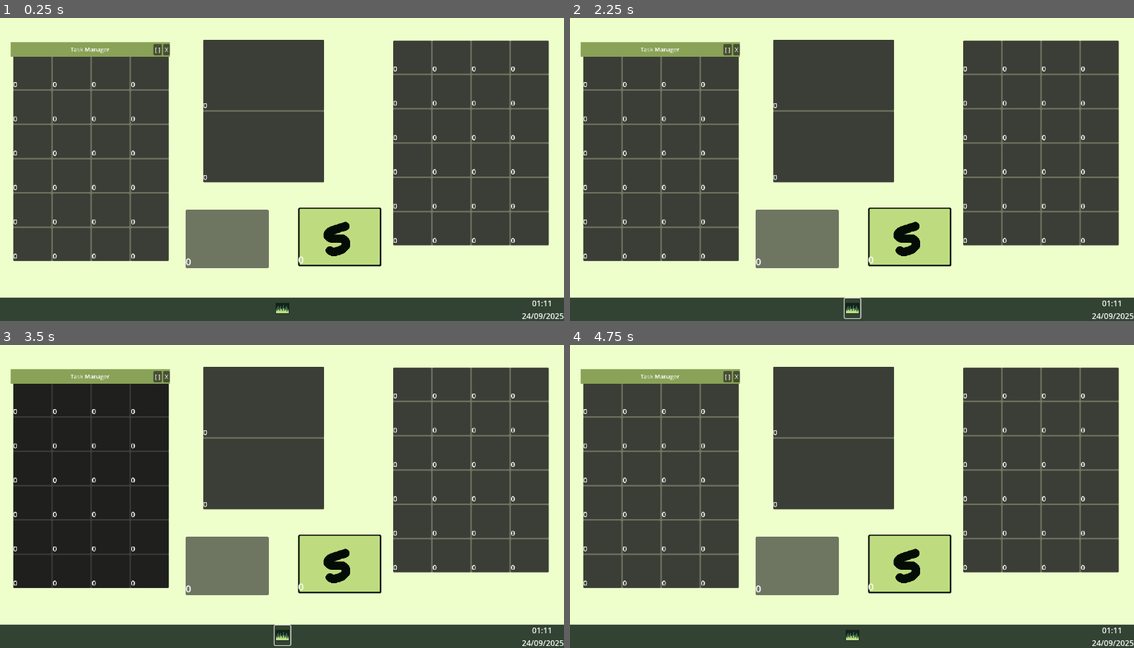
Above: before the commit, frames 1-4 (two rows, left to right).
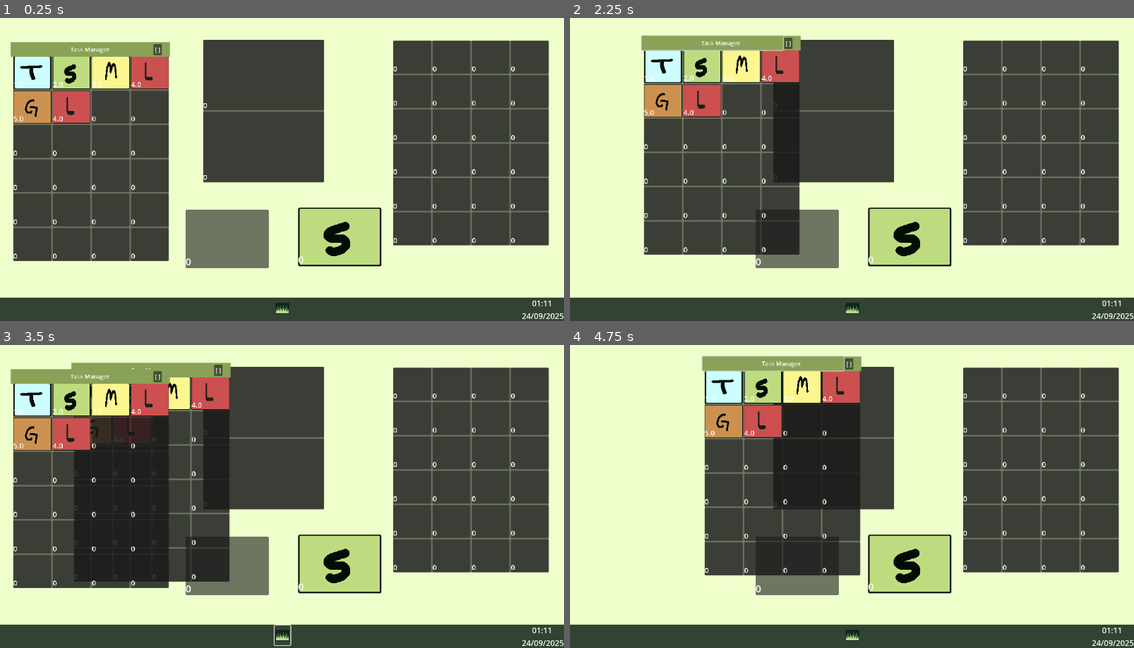
Above: after the commit, the same moments.

Repository: Yuoneeh/gerencia_de_memoria_projeto
Game: Godot game, scene res://scenes/game/main/main.tscn
Two runs of this game, one before a commit and one after it. Both use one fixed random seed, a clock stepped at 60 frames per second and the inputs below.
Inputs (mouse positions are in pixels of both pictures, inside the frame that each line leads up to):
- Up to frame 1 (0.25 s): no input
- Up to frame 2 (2.25 s): click "[ ]" at 0.5 s; click (852, 308) at 1.25 s; click (654, 48) at 2.02 s
- Up to frame 3 (3.5 s): click (282, 635) at 2.75 s
- Up to frame 4 (4.75 s): click "[ ]" at 3.5 s; click (711, 369) at 4.27 s

The runs differ from the first frame. In frame 1, 4.3% of the frame differs, in the area x 2-31%, y 8-35%; in frame 2, 21%; in frame 3, 18%; in frame 4, 33%, in the area x 1-52%, y 3-81%.

Commit message:
Coisa pra caralho

Diff:
--- a/godot/projeto_gerencia_de_memoria_godot/project.godot
+++ b/godot/projeto_gerencia_de_memoria_godot/project.godot
@@ -19,6 +19,14 @@
 
 ItemData="*res://autoload/database.gd"
 
+[input]
+
+click={
+"deadzone": 0.2,
+"events": [Object(InputEventMouseButton,"resource_local_to_scene":false,"resource_name":"","device":-1,"window_id":0,"alt_pressed":false,"shift_pressed":false,"ctrl_pressed":false,"meta_pressed":false,"button_mask":0,"position":Vector2(0, 0),"global_position":Vector2(0, 0),"factor":1.0,"button_index":1,"canceled":false,"pressed":false,"double_click":false,"script":null)
+]
+}
+
 [rendering]
 
 textures/canvas_textures/default_texture_filter=0
--- a/godot/projeto_gerencia_de_memoria_godot/scenes/game/main/main.tscn
+++ b/godot/projeto_gerencia_de_memoria_godot/scenes/game/main/main.tscn
@@ -7,7 +7,7 @@
 [ext_resource type="PackedScene" uid="uid://hkinuary6ur1" path="res://scenes/objects/task_bar/barra_de_tarefas.tscn" id="3_lq55d"]
 [ext_resource type="PackedScene" uid="uid://fe31404hyflb" path="res://scenes/objects/memory_slot/passive_slot/passive_slot.tscn" id="4_61abd"]
 [ext_resource type="Script" uid="uid://37rwxae1t3uo" path="res://scenes/objects/program_base/program_base.gd" id="4_irboa"]
-[ext_resource type="Texture2D" uid="uid://tyeueh5g7vsc" path="res://scenes/objects/processes/small/small_process.png" id="6_xomjg"]
+[ext_resource type="Texture2D" uid="uid://tyeueh5g7vsc" path="res://scenes/objects/processes/all_assets/small_process.png" id="6_xomjg"]
 
 [node name="main" type="Node2D"]
 script = ExtResource("1_e63ou")
@@ -231,7 +231,7 @@
 offset_top = 351.0
 offset_right = 220.0
 offset_bottom = 471.0
-slot_type = 1
+slot_type = 2
 
 [node name="PassiveSlot2" parent="Control/program_base" instance=ExtResource("4_61abd")]
 layout_mode = 0
--- a/godot/projeto_gerencia_de_memoria_godot/scenes/objects/memory_slot/slot.gd
+++ b/godot/projeto_gerencia_de_memoria_godot/scenes/objects/memory_slot/slot.gd
@@ -35,3 +35,11 @@
 
 func get_SIZE():
 	return texture_rect.SIZE
+
+func set_property(data):
+	texture_rect.property = data
+
+	if data["TEXTURE"] == null:
+		filled = false
+	else:
+		filled = true
--- /dev/null
+++ b/godot/projeto_gerencia_de_memoria_godot/scenes/objects/task_manager/drag_program.gd
@@ -0,0 +1,24 @@
+extends Node2D
+
+@onready var root = $"../.."
+
+var selected = false
+
+func _on_area_2d_input_event(viewport: Node, event: InputEvent, shape_idx: int) -> void:
+	print("Help")
+	if Input.is_action_just_pressed("click"):
+		print("selected")
+		selected = true
+
+func _physics_process(delta: float) -> void:
+
+	if selected == true:
+		print("AAAAAA")
+		global_position = lerp(global_position, get_global_mouse_position(), 25 * delta)
+
+
+func _on_area_2d_mouse_entered() -> void:
+	print("Help")
+	if Input.is_action_just_pressed("click"):
+		print("selected")
+		selected = true
--- /dev/null
+++ b/godot/projeto_gerencia_de_memoria_godot/scenes/objects/task_manager/task_grid.gd
@@ -0,0 +1,26 @@
+extends GridContainer
+
+
+func _ready() -> void:
+	add_item()
+	add_item("1")
+	add_item("2")
+	add_item("3")
+	add_item("4")
+	add_item("3")
+
+func add_item(ID = "0"):
+	var item_texture = load("res://scenes/objects/processes/all_assets/" + ItemData.get_texture(ID))
+	var item_slot_type = ItemData.get_slot_type(ID)
+	var item_SIZE = ItemData.get_size(ID)
+
+	var item_data = {"TEXTURE": item_texture,
+					 "SIZE": item_SIZE,
+					 "SLOT_TYPE": item_slot_type}
+
+	var index = 0
+	for i in get_children():
+		if i.filled == false:
+			index = i.get_index()
+			break
+	get_child(index).set_property(item_data)
--- a/godot/projeto_gerencia_de_memoria_godot/scenes/objects/task_manager/task_manager.gd
+++ b/godot/projeto_gerencia_de_memoria_godot/scenes/objects/task_manager/task_manager.gd
@@ -1,9 +1,26 @@
 extends Control
-
+var button_pressed : bool = false
+var previous_mouse_position:Vector2 = Vector2.ZERO
 
 func _on_minimizar_pressed() -> void:
-	self.queue_free()
+	self.visible = false
 
 
 func _on_fechar_pressed() -> void:
 	self.queue_free()
+
+func _process(delta: float) -> void:
+	if button_pressed:
+		var current_mouse_position = get_viewport().get_mouse_position()
+		var mouse_delta = current_mouse_position-previous_mouse_position
+		position = lerp(position, mouse_delta, 25 * delta)
+	#lerp(global_position, get_global_mouse_position(), 25 * delta)
+
+func _on_button_button_down() -> void:
+	print("Pressionado")
+	button_pressed = true
+
+
+func _on_button_button_up() -> void:
+	print("Deselecionado")
+	button_pressed = false
--- a/godot/projeto_gerencia_de_memoria_godot/scenes/objects/task_manager/task_manager.tscn
+++ b/godot/projeto_gerencia_de_memoria_godot/scenes/objects/task_manager/task_manager.tscn
@@ -1,13 +1,16 @@
-[gd_scene load_steps=3 format=3 uid="uid://b1mv7jauc0ao8"]
+[gd_scene load_steps=4 format=3 uid="uid://b1mv7jauc0ao8"]
 
 [ext_resource type="PackedScene" uid="uid://dhjsxbkm1eh6" path="res://scenes/objects/memory_slot/slot.tscn" id="1_hdk4n"]
 [ext_resource type="Script" uid="uid://bwd5x461wu005" path="res://scenes/objects/task_manager/task_manager.gd" id="1_tsba0"]
+[ext_resource type="Script" uid="uid://dnk5t7j2c5ru4" path="res://scenes/objects/task_manager/task_grid.gd" id="2_bicx4"]
 
 [node name="task_manager" type="Control"]
 layout_mode = 3
 anchors_preset = 0
-offset_right = 429.72974
-offset_bottom = 566.21625
+offset_left = 5.0
+offset_top = 29.0
+offset_right = 434.72974
+offset_bottom = 595.21625
 scale = Vector2(0.74, 0.74)
 script = ExtResource("1_tsba0")
 
@@ -18,6 +21,7 @@
 anchor_bottom = 1.0
 grow_horizontal = 2
 grow_vertical = 2
+mouse_filter = 2
 
 [node name="VBoxContainer" type="VBoxContainer" parent="."]
 layout_mode = 1
@@ -26,129 +30,131 @@
 anchor_bottom = 1.0
 grow_horizontal = 2
 grow_vertical = 2
-
-[node name="GridContainer" type="GridContainer" parent="VBoxContainer"]
+mouse_filter = 2
+
+[node name="task_grid" type="GridContainer" parent="VBoxContainer"]
 layout_mode = 2
 size_flags_vertical = 3
 columns = 4
-
-[node name="slot" parent="VBoxContainer/GridContainer" instance=ExtResource("1_hdk4n")]
+script = ExtResource("2_bicx4")
+
+[node name="slot" parent="VBoxContainer/task_grid" instance=ExtResource("1_hdk4n")]
 custom_minimum_size = Vector2(0.275, 51.965)
 layout_mode = 2
 size_flags_horizontal = 3
 size_flags_vertical = 3
 
-[node name="slot2" parent="VBoxContainer/GridContainer" instance=ExtResource("1_hdk4n")]
-layout_mode = 2
-size_flags_horizontal = 3
-size_flags_vertical = 3
-
-[node name="slot3" parent="VBoxContainer/GridContainer" instance=ExtResource("1_hdk4n")]
-layout_mode = 2
-size_flags_horizontal = 3
-size_flags_vertical = 3
-
-[node name="slot4" parent="VBoxContainer/GridContainer" instance=ExtResource("1_hdk4n")]
-layout_mode = 2
-size_flags_horizontal = 3
-size_flags_vertical = 3
-
-[node name="slot6" parent="VBoxContainer/GridContainer" instance=ExtResource("1_hdk4n")]
-layout_mode = 2
-size_flags_horizontal = 3
-size_flags_vertical = 3
-
-[node name="slot5" parent="VBoxContainer/GridContainer" instance=ExtResource("1_hdk4n")]
-layout_mode = 2
-size_flags_horizontal = 3
-size_flags_vertical = 3
-
-[node name="slot7" parent="VBoxContainer/GridContainer" instance=ExtResource("1_hdk4n")]
-layout_mode = 2
-size_flags_horizontal = 3
-size_flags_vertical = 3
-
-[node name="slot8" parent="VBoxContainer/GridContainer" instance=ExtResource("1_hdk4n")]
-layout_mode = 2
-size_flags_horizontal = 3
-size_flags_vertical = 3
-
-[node name="slot9" parent="VBoxContainer/GridContainer" instance=ExtResource("1_hdk4n")]
-layout_mode = 2
-size_flags_horizontal = 3
-size_flags_vertical = 3
-
-[node name="slot10" parent="VBoxContainer/GridContainer" instance=ExtResource("1_hdk4n")]
-layout_mode = 2
-size_flags_horizontal = 3
-size_flags_vertical = 3
-
-[node name="slot11" parent="VBoxContainer/GridContainer" instance=ExtResource("1_hdk4n")]
-layout_mode = 2
-size_flags_horizontal = 3
-size_flags_vertical = 3
-
-[node name="slot12" parent="VBoxContainer/GridContainer" instance=ExtResource("1_hdk4n")]
-layout_mode = 2
-size_flags_horizontal = 3
-size_flags_vertical = 3
-
-[node name="slot13" parent="VBoxContainer/GridContainer" instance=ExtResource("1_hdk4n")]
-layout_mode = 2
-size_flags_horizontal = 3
-size_flags_vertical = 3
-
-[node name="slot14" parent="VBoxContainer/GridContainer" instance=ExtResource("1_hdk4n")]
-layout_mode = 2
-size_flags_horizontal = 3
-size_flags_vertical = 3
-
-[node name="slot15" parent="VBoxContainer/GridContainer" instance=ExtResource("1_hdk4n")]
-layout_mode = 2
-size_flags_horizontal = 3
-size_flags_vertical = 3
-
-[node name="slot16" parent="VBoxContainer/GridContainer" instance=ExtResource("1_hdk4n")]
-layout_mode = 2
-size_flags_horizontal = 3
-size_flags_vertical = 3
-
-[node name="slot17" parent="VBoxContainer/GridContainer" instance=ExtResource("1_hdk4n")]
-layout_mode = 2
-size_flags_horizontal = 3
-size_flags_vertical = 3
-
-[node name="slot18" parent="VBoxContainer/GridContainer" instance=ExtResource("1_hdk4n")]
-layout_mode = 2
-size_flags_horizontal = 3
-size_flags_vertical = 3
-
-[node name="slot19" parent="VBoxContainer/GridContainer" instance=ExtResource("1_hdk4n")]
-layout_mode = 2
-size_flags_horizontal = 3
-size_flags_vertical = 3
-
-[node name="slot20" parent="VBoxContainer/GridContainer" instance=ExtResource("1_hdk4n")]
-layout_mode = 2
-size_flags_horizontal = 3
-size_flags_vertical = 3
-
-[node name="slot21" parent="VBoxContainer/GridContainer" instance=ExtResource("1_hdk4n")]
-layout_mode = 2
-size_flags_horizontal = 3
-size_flags_vertical = 3
-
-[node name="slot22" parent="VBoxContainer/GridContainer" instance=ExtResource("1_hdk4n")]
-layout_mode = 2
-size_flags_horizontal = 3
-size_flags_vertical = 3
-
-[node name="slot23" parent="VBoxContainer/GridContainer" instance=ExtResource("1_hdk4n")]
-layout_mode = 2
-size_flags_horizontal = 3
-size_flags_vertical = 3
-
-[node name="slot24" parent="VBoxContainer/GridContainer" instance=ExtResource("1_hdk4n")]
+[node name="slot2" parent="VBoxContainer/task_grid" instance=ExtResource("1_hdk4n")]
+layout_mode = 2
+size_flags_horizontal = 3
+size_flags_vertical = 3
+
+[node name="slot3" parent="VBoxContainer/task_grid" instance=ExtResource("1_hdk4n")]
+layout_mode = 2
+size_flags_horizontal = 3
+size_flags_vertical = 3
+
+[node name="slot4" parent="VBoxContainer/task_grid" instance=ExtResource("1_hdk4n")]
+layout_mode = 2
+size_flags_horizontal = 3
+size_flags_vertical = 3
+
+[node name="slot6" parent="VBoxContainer/task_grid" instance=ExtResource("1_hdk4n")]
+layout_mode = 2
+size_flags_horizontal = 3
+size_flags_vertical = 3
+
+[node name="slot5" parent="VBoxContainer/task_grid" instance=ExtResource("1_hdk4n")]
+layout_mode = 2
+size_flags_horizontal = 3
+size_flags_vertical = 3
+
+[node name="slot7" parent="VBoxContainer/task_grid" instance=ExtResource("1_hdk4n")]
+layout_mode = 2
+size_flags_horizontal = 3
+size_flags_vertical = 3
+
+[node name="slot8" parent="VBoxContainer/task_grid" instance=ExtResource("1_hdk4n")]
+layout_mode = 2
+size_flags_horizontal = 3
+size_flags_vertical = 3
+
+[node name="slot9" parent="VBoxContainer/task_grid" instance=ExtResource("1_hdk4n")]
+layout_mode = 2
+size_flags_horizontal = 3
+size_flags_vertical = 3
+
+[node name="slot10" parent="VBoxContainer/task_grid" instance=ExtResource("1_hdk4n")]
+layout_mode = 2
+size_flags_horizontal = 3
+size_flags_vertical = 3
+
+[node name="slot11" parent="VBoxContainer/task_grid" instance=ExtResource("1_hdk4n")]
+layout_mode = 2
+size_flags_horizontal = 3
+size_flags_vertical = 3
+
+[node name="slot12" parent="VBoxContainer/task_grid" instance=ExtResource("1_hdk4n")]
+layout_mode = 2
+size_flags_horizontal = 3
+size_flags_vertical = 3
+
+[node name="slot13" parent="VBoxContainer/task_grid" instance=ExtResource("1_hdk4n")]
+layout_mode = 2
+size_flags_horizontal = 3
+size_flags_vertical = 3
+
+[node name="slot14" parent="VBoxContainer/task_grid" instance=ExtResource("1_hdk4n")]
+layout_mode = 2
+size_flags_horizontal = 3
+size_flags_vertical = 3
+
+[node name="slot15" parent="VBoxContainer/task_grid" instance=ExtResource("1_hdk4n")]
+layout_mode = 2
+size_flags_horizontal = 3
+size_flags_vertical = 3
+
+[node name="slot16" parent="VBoxContainer/task_grid" instance=ExtResource("1_hdk4n")]
+layout_mode = 2
+size_flags_horizontal = 3
+size_flags_vertical = 3
+
+[node name="slot17" parent="VBoxContainer/task_grid" instance=ExtResource("1_hdk4n")]
+layout_mode = 2
+size_flags_horizontal = 3
+size_flags_vertical = 3
+
+[node name="slot18" parent="VBoxContainer/task_grid" instance=ExtResource("1_hdk4n")]
+layout_mode = 2
+size_flags_horizontal = 3
+size_flags_vertical = 3
+
+[node name="slot19" parent="VBoxContainer/task_grid" instance=ExtResource("1_hdk4n")]
+layout_mode = 2
+size_flags_horizontal = 3
+size_flags_vertical = 3
+
+[node name="slot20" parent="VBoxContainer/task_grid" instance=ExtResource("1_hdk4n")]
+layout_mode = 2
+size_flags_horizontal = 3
+size_flags_vertical = 3
+
+[node name="slot21" parent="VBoxContainer/task_grid" instance=ExtResource("1_hdk4n")]
+layout_mode = 2
+size_flags_horizontal = 3
+size_flags_vertical = 3
+
+[node name="slot22" parent="VBoxContainer/task_grid" instance=ExtResource("1_hdk4n")]
+layout_mode = 2
+size_flags_horizontal = 3
+size_flags_vertical = 3
+
+[node name="slot23" parent="VBoxContainer/task_grid" instance=ExtResource("1_hdk4n")]
+layout_mode = 2
+size_flags_horizontal = 3
+size_flags_vertical = 3
+
+[node name="slot24" parent="VBoxContainer/task_grid" instance=ExtResource("1_hdk4n")]
 layout_mode = 2
 size_flags_horizontal = 3
 size_flags_vertical = 3
@@ -159,6 +165,7 @@
 offset_top = -39.189198
 offset_right = 432.58826
 offset_bottom = 0.81080246
+mouse_filter = 2
 color = Color(0.5372549, 0.63529414, 0.34117648, 1)
 
 [node name="HBoxContainer2" type="HBoxContainer" parent="ColorRect"]
@@ -186,14 +193,25 @@
 offset_bottom = 15.5
 grow_horizontal = 0
 grow_vertical = 2
+mouse_filter = 2
 
 [node name="minimizar" type="Button" parent="ColorRect/HBoxContainer"]
 layout_mode = 2
 text = "[ ]"
 
 [node name="fechar" type="Button" parent="ColorRect/HBoxContainer"]
+visible = false
 layout_mode = 2
 text = "X"
+
+[node name="Button" type="Button" parent="ColorRect"]
+layout_mode = 0
+offset_left = 1.3513037
+offset_right = 391.89185
+offset_bottom = 39.189198
+flat = true
 
 [connection signal="pressed" from="ColorRect/HBoxContainer/minimizar" to="." method="_on_minimizar_pressed"]
 [connection signal="pressed" from="ColorRect/HBoxContainer/fechar" to="." method="_on_fechar_pressed"]
+[connection signal="button_down" from="ColorRect/Button" to="." method="_on_button_button_down"]
+[connection signal="button_up" from="ColorRect/Button" to="." method="_on_button_button_up"]
--- /dev/null
+++ b/godot/projeto_gerencia_de_memoria_godot/test/node_2d.tscn
@@ -0,0 +1,26 @@
+[gd_scene load_steps=4 format=3 uid="uid://bvwvifvv10t3m"]
+
+[ext_resource type="Script" uid="uid://u24i2410v8xy" path="res://scenes/objects/task_manager/drag_program.gd" id="1_aqf5u"]
+[ext_resource type="Texture2D" uid="uid://tyeueh5g7vsc" path="res://scenes/objects/processes/all_assets/small_process.png" id="2_n41pv"]
+
+[sub_resource type="RectangleShape2D" id="RectangleShape2D_nxcif"]
+size = Vector2(370.2703, 144)
+
+[node name="Node2D" type="Node2D"]
+
+[node name="Node2D" type="Node2D" parent="."]
+position = Vector2(416, 109)
+script = ExtResource("1_aqf5u")
+
+[node name="Sprite2D" type="Sprite2D" parent="Node2D"]
+position = Vector2(82, 1)
+texture = ExtResource("2_n41pv")
+
+[node name="Area2D" type="Area2D" parent="Node2D/Sprite2D"]
+position = Vector2(-394.34506, -4.5)
+
+[node name="CollisionShape2D" type="CollisionShape2D" parent="Node2D/Sprite2D/Area2D"]
+position = Vector2(404.3451, -5.5)
+shape = SubResource("RectangleShape2D_nxcif")
+
+[connection signal="mouse_entered" from="Node2D/Sprite2D/Area2D" to="Node2D" method="_on_area_2d_mouse_entered"]
--- /dev/null
+++ b/godot/projeto_gerencia_de_memoria_godot/test/window.tscn
@@ -0,0 +1,9 @@
+[gd_scene format=3 uid="uid://b4odj3xgyo1nc"]
+
+[node name="Window" type="Window"]
+oversampling_override = 1.0
+title = "AAAAAAA"
+initial_position = 1
+size = Vector2i(525, 100)
+mouse_passthrough_polygon = PackedVector2Array(1.77, 3.69)
+mouse_passthrough = true
Renamed: godot/projeto_gerencia_de_memoria_godot/scenes/objects/processes/Gigantic/gigantic_process.png -> godot/projeto_gerencia_de_memoria_godot/scenes/objects/processes/all_assets/gigantic_process.png
Not shown, changed: godot/projeto_gerencia_de_memoria_godot/scenes/objects/processes/all_assets/gigantic_process.png.import
Renamed: godot/projeto_gerencia_de_memoria_godot/scenes/objects/processes/Large/large_process.png -> godot/projeto_gerencia_de_memoria_godot/scenes/objects/processes/all_assets/large_process.png
Not shown, changed: godot/projeto_gerencia_de_memoria_godot/scenes/objects/processes/all_assets/large_process.png.import
Renamed: godot/projeto_gerencia_de_memoria_godot/scenes/objects/processes/medium/medium_process.png -> godot/projeto_gerencia_de_memoria_godot/scenes/objects/processes/all_assets/medium_process.png
Not shown, changed: godot/projeto_gerencia_de_memoria_godot/scenes/objects/processes/all_assets/medium_process.png.import
Renamed: godot/projeto_gerencia_de_memoria_godot/scenes/objects/processes/small/small_process.png -> godot/projeto_gerencia_de_memoria_godot/scenes/objects/processes/all_assets/small_process.png
Not shown, changed: godot/projeto_gerencia_de_memoria_godot/scenes/objects/processes/all_assets/small_process.png.import
Renamed: godot/projeto_gerencia_de_memoria_godot/scenes/objects/processes/tiny/tiny_process.png -> godot/projeto_gerencia_de_memoria_godot/scenes/objects/processes/all_assets/tiny_process.png
Not shown, changed: godot/projeto_gerencia_de_memoria_godot/scenes/objects/processes/all_assets/tiny_process.png.import
Not shown, added: godot/projeto_gerencia_de_memoria_godot/scenes/objects/task_manager/drag_program.gd.uid
Not shown, added: godot/projeto_gerencia_de_memoria_godot/scenes/objects/task_manager/task_grid.gd.uid
